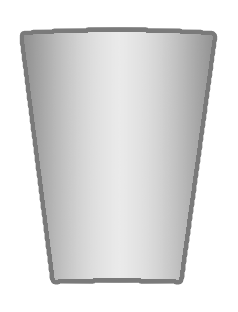
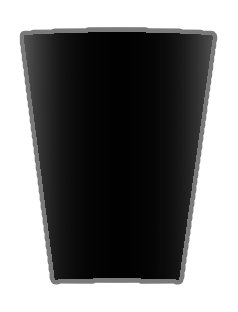
Two versions of the same layered image (238px x 312px). Layer-by-layer changes:
added layer "Layer 7" above "Layer 6" over <box>24,32,213,280</box>
added layer "Layer 6" above "Layer 5" over <box>24,32,213,280</box>
added layer "Layer 5" above "Layer 4" over <box>24,32,213,280</box>
